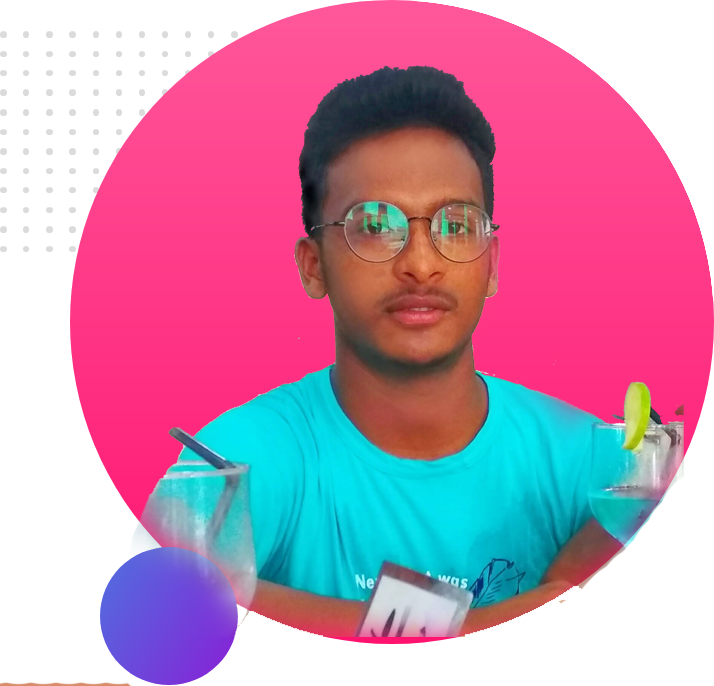
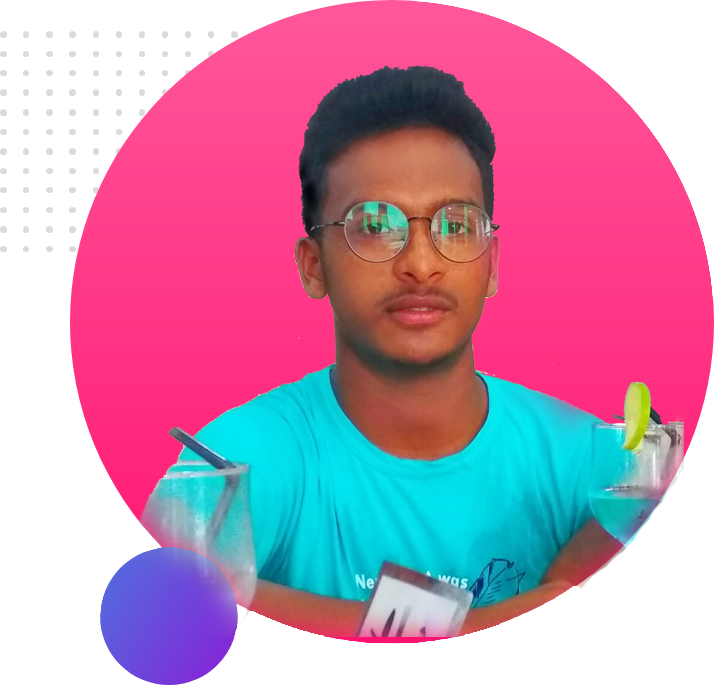
Comparing the layer stacks of the two w=714, h=686 images. Changes:
painted on "Layer 1" over [100, 402, 687, 666]
painted on "Layer 2" over [0, 402, 687, 686]
